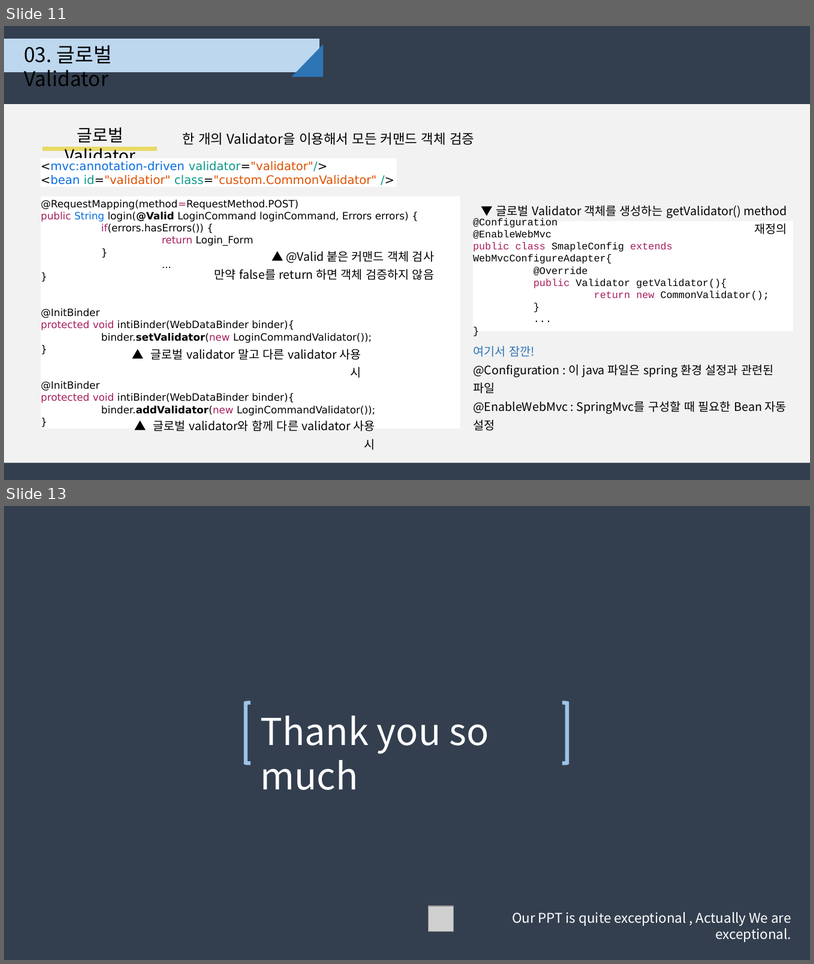
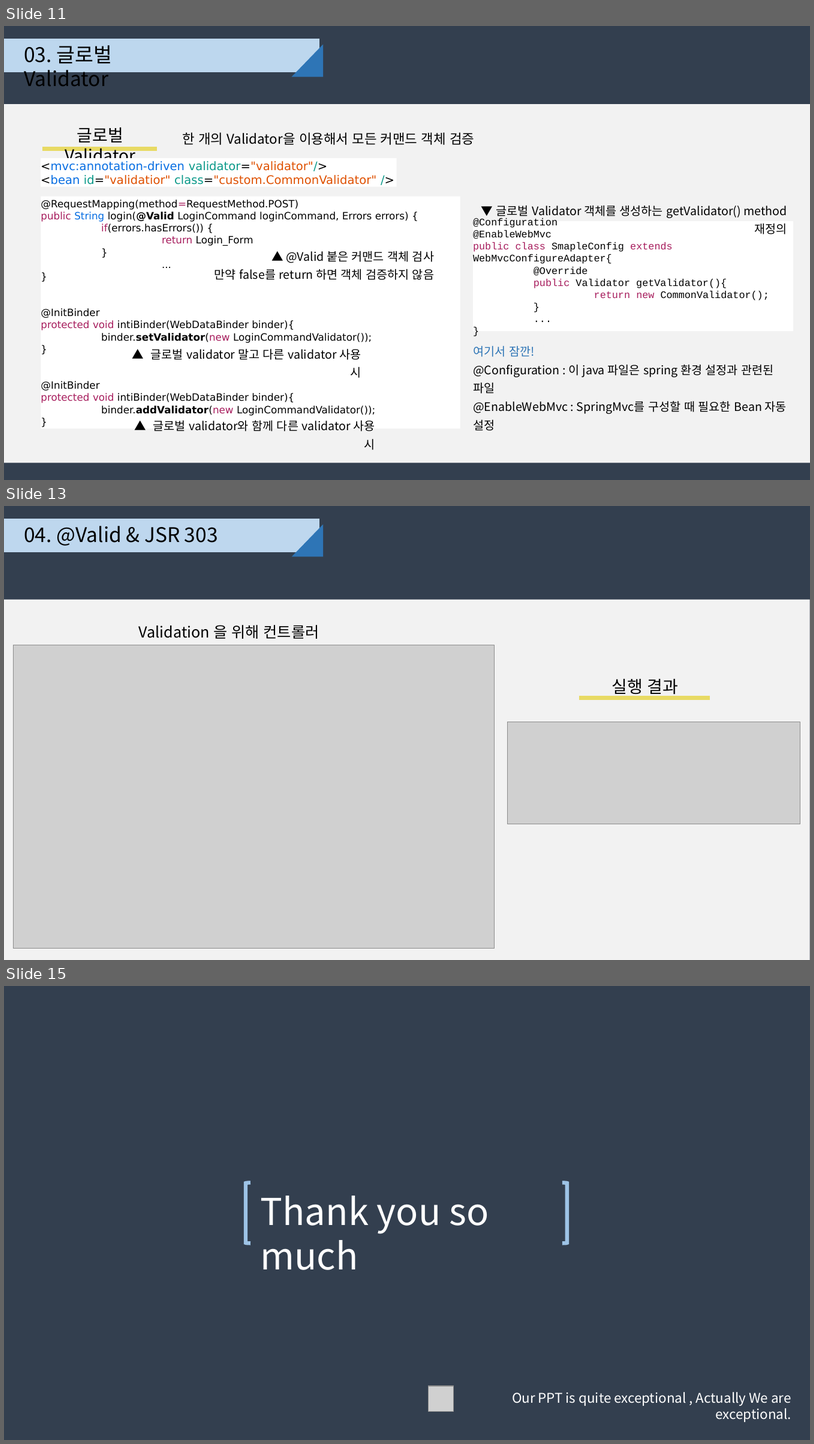
Before and after one commit to djyoon956/Family_C, a slide deck: 01.doc/Spring_Command&Error_4조.pptx. Shown one above the other, each under a label of ours: slides 11 and 13 before the commit, slides 11, 13 and 15 after it; the slides between them are not shown. The pictures are 814x964 and 814x1444 pixels, drawn with LibreOffice and Linux fonts; fonts in the diff are those of the drawing; grey boxes stand for pictures. Boxes give left, top, right and bottom in pixels: in the first picture for what was removed or moved away, otherwise in the second. Text is boxed around its words. In the diff, an @@ line names an element or a change of style, - is before the commit and + after.

```diff
--- a/01.doc/Spring_Command&Error_4조.pptx
+++ b/01.doc/Spring_Command&Error_4조.pptx
@@ slide 13 added at (x1=4, y1=506, x2=810, y2=960), background #333F50 @@
@@ rectangle added at (x1=4, y1=519, x2=319, y2=552), fill #BED7EE, outline #BED7EE 0.99 pt @@
@@ text added at (x1=24, y1=526, x2=218, y2=546), 24 pt, text #000000 @@
+04. @Valid & JSR 303
@@ right triangle added at (x1=292, y1=524, x2=323, y2=556), fill #2E75B6 @@
@@ rectangle added at (x1=4, y1=599, x2=810, y2=960), fill #F2F2F2 @@
@@ text added at (x1=139, y1=625, x2=320, y2=666), 18 pt, text #000000 @@
+Validation 을 위해 컨트롤러 설정
@@ picture added at (x1=13, y1=645, x2=495, y2=948) @@
@@ text added at (x1=612, y1=678, x2=679, y2=697), 20 pt, text #000000 @@
+실행 결과
@@ rectangle added at (x1=580, y1=697, x2=710, y2=700), fill #E8DA64, outline #E8DA64 1 pt @@
@@ picture added at (x1=508, y1=722, x2=800, y2=824) @@
@@ what was slide 13 is now slide 15 @@
```
Also in this commit, not shown: 1 slide changed, 2 other slides added, 1 slide removed.
